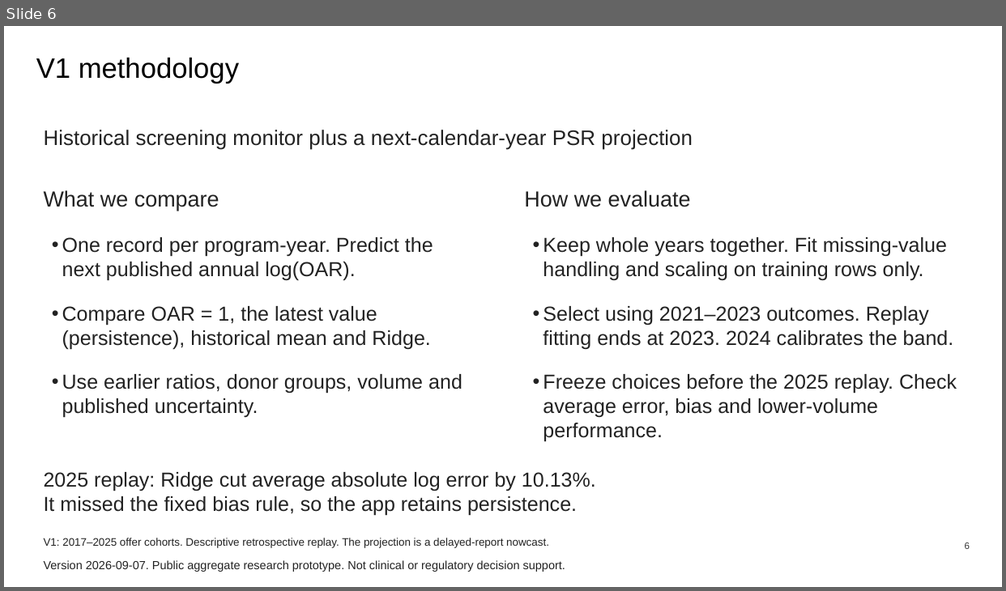
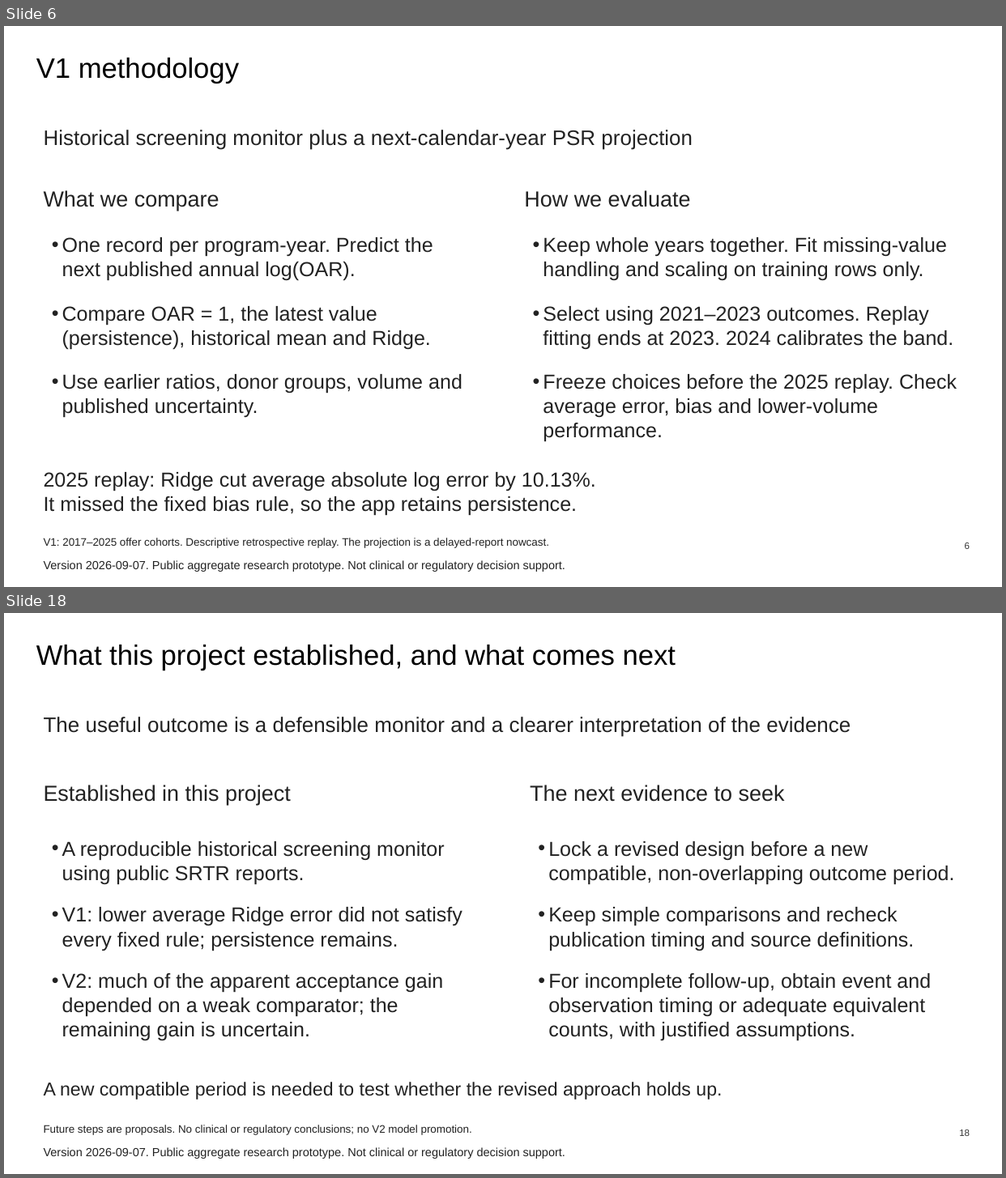
Before and after one commit to ca34525/Kidney-Acceptance-Signal-Monitor, a slide deck: docs/presentation/data-walkthrough/data-walkthrough.pptx. Shown one above the other, each under a label of ours: slide 6 before the commit, slides 6 and 18 after it; the slides between them are not shown. The pictures are 1006x591 and 1006x1178 pixels, drawn with LibreOffice and Linux fonts; fonts in the diff are those of the drawing. Boxes give left, top, right and bottom in pixels: in the first picture for what was removed or moved away, otherwise in the second. Text is boxed around its words. In the diff, an @@ line names an element or a change of style, - is before the commit and + after.

Commit message:
docs(presentation): complete the interview project walkthrough

```diff
--- a/docs/presentation/data-walkthrough/data-walkthrough.pptx
+++ b/docs/presentation/data-walkthrough/data-walkthrough.pptx
@@ slide 18 added at bbox=[4, 613, 1002, 1174], background #FFFFFF @@
@@ title added at bbox=[36, 645, 675, 671], 27 pt, text #000000 @@
+What this project established, and what comes next
@@ text added at bbox=[44, 717, 850, 737], 20.2 pt, text #222222 @@
+The useful outcome is a defensible monitor and a clearer interpretation of the evidence
@@ text added at bbox=[44, 785, 291, 805], 21 pt, text #222222 @@
+Established in this project
@@ text added at bbox=[530, 785, 785, 802], 21 pt, text #222222 @@
+The next evidence to seek
@@ text added at bbox=[62, 841, 462, 1041], 19.5 pt, text #222222 @@
+• A reproducible historical screening monitor using public SRTR reports.
+• V1: lower average Ridge error did not satisfy every fixed rule; persistence remains.
+• V2: much of the apparent acceptance gain depended on a weak comparator; the remaining gain is uncertain.
@@ text added at bbox=[548, 841, 955, 1041], 19.5 pt, text #222222 @@
+• Lock a revised design before a new compatible, non-overlapping outcome period.
+• Keep simple comparisons and recheck publication timing and source definitions.
+• For incomplete follow-up, obtain event and observation timing or adequate equivalent counts, with justified assumptions.
@@ text added at bbox=[44, 1082, 722, 1100], 18 pt, text #222222 @@
+A new compatible period is needed to test whether the revised approach holds up.
@@ text added at bbox=[44, 1125, 472, 1135], 10.5 pt, text #222222 @@
+Future steps are proposals. No clinical or regulatory conclusions; no V2 model promotion.
@@ page number added at bbox=[959, 1130, 970, 1136], 9 pt, text #333333 @@
+18
@@ text added at bbox=[44, 1148, 565, 1159], 11.2 pt, text #222222 @@
+Version 2026-09-07. Public aggregate research prototype. Not clinical or regulatory decision support.
```
Also in this commit, not shown: 17 other slides added, 7 other files.
